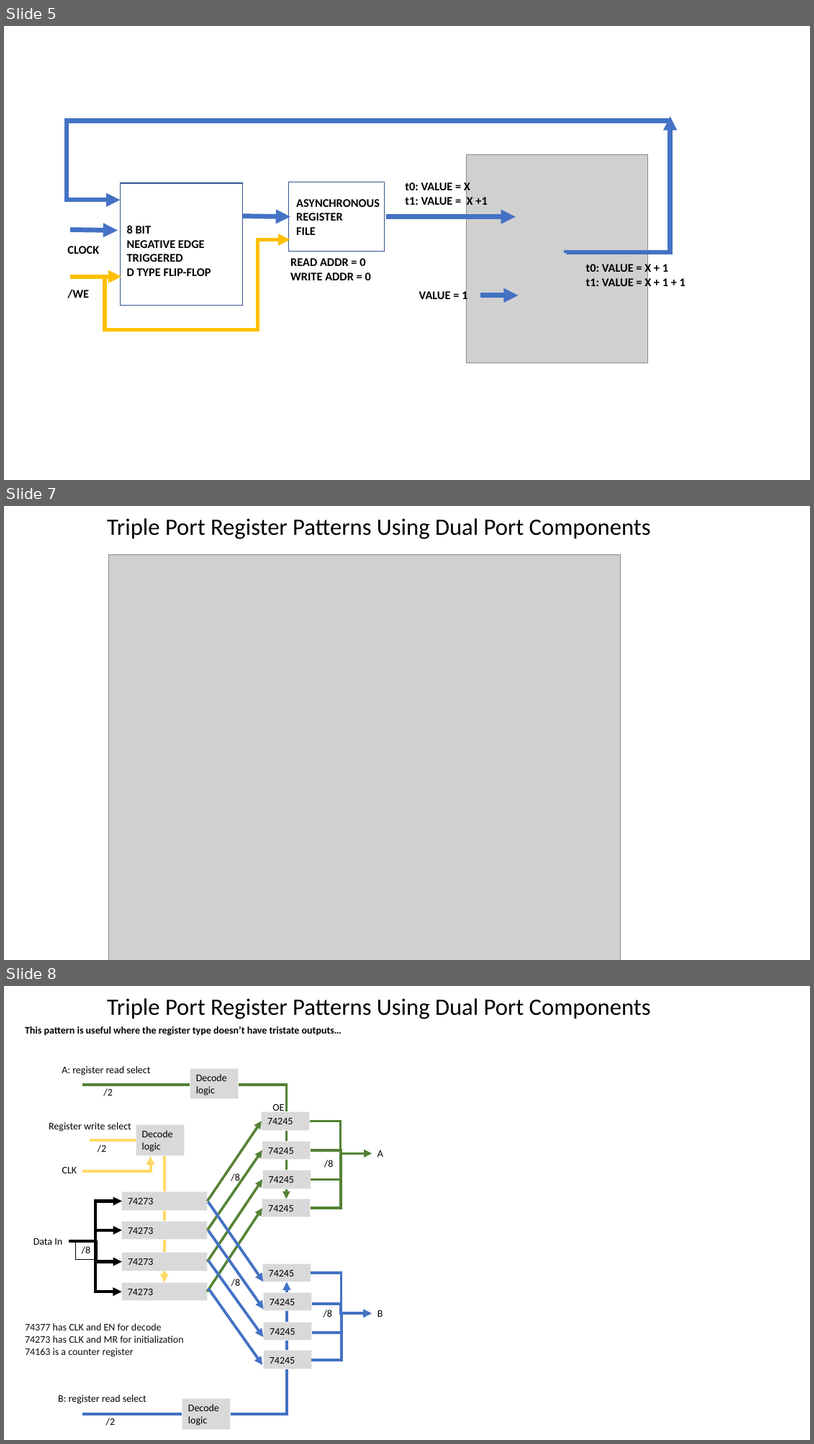
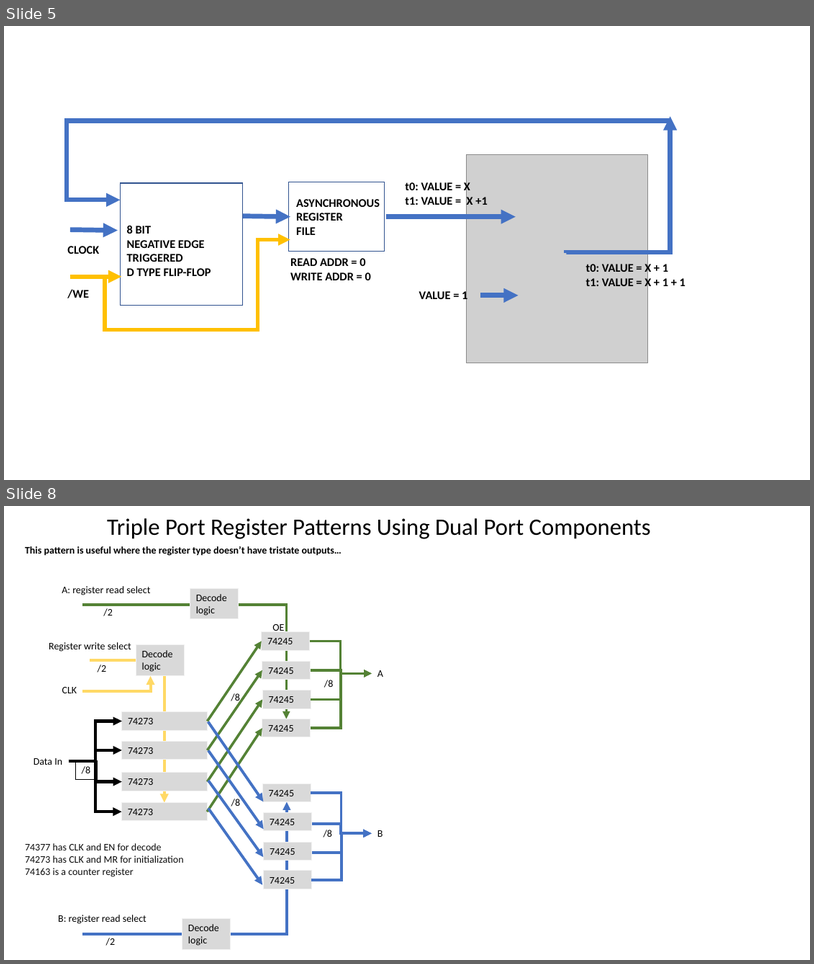
Before and after one commit to Johnlon/spam-1, a slide deck: docs/Components.pptx. Shown one above the other, each under a label of ours: slides 5, 7 and 8 before the commit, slides 5 and 8 after it; the slides between them are not shown. The pictures are 814x1444 and 814x964 pixels, drawn with LibreOffice and Linux fonts; fonts in the diff are those of the drawing; grey boxes stand for pictures. Boxes give left, top, right and bottom in pixels: in the first picture for what was removed or moved away, otherwise in the second. Text is boxed around its words. In the diff, an @@ line names an element or a change of style, - is before the commit and + after.

Commit message:
wrote up the register file

```diff
--- a/docs/Components.pptx
+++ b/docs/Components.pptx
@@ slide 7 removed at [4,506,810,960], background #FFFFFF @@
@@ text removed at [107,518,651,539] @@
-Triple Port Register Patterns Using Dual Port Components
@@ picture removed at [108,555,621,960] @@
```
Also in this commit, not shown: 4 slides changed, 1 slide added, 13 other files.
